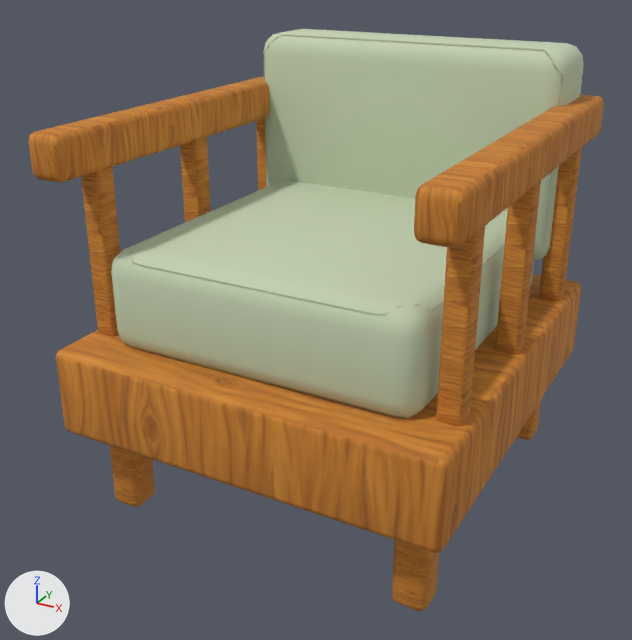
Before and after pictures for a commit that changed the glTF model public/models/furniture/slat-lounge-chair.glb.
The view is the same before and after, from a 50 mm lens placed at (0.729, -1.433, 1.042), pointed at (-0.03, -0.053, 0.352). The axes (+X, +Y, +Z) are drawn at lower left. The lights are the same throughout. The picture after the commit comes second.

The first picture shows 'slat-lounge-chair'.
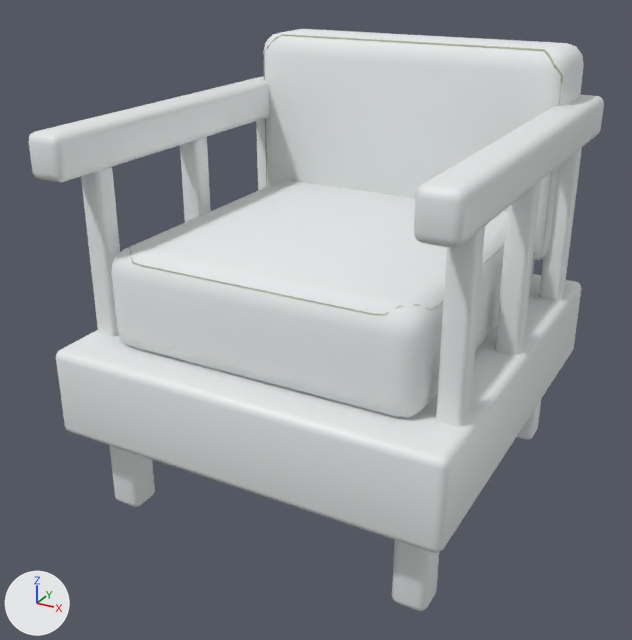
Location of each change, (x1, y1, x2, y2) in pixels of the pictures (632 x 640 px):
```json
{"object": "slat-lounge-chair", "change": "surface changed, recoloured", "before": [29, 29, 604, 611], "after": [29, 29, 604, 611], "on screen": "lighter"}
```

Edits to the scene script, one JSON object a line:
```json
{"op": "remove", "block": "mat_wood_honey_textured", "code": "mat_wood_honey_textured.texture = img_handpainted_honey_oak"}
{"op": "add", "block": "mat_wood_honey_textured", "code": "mat_wood_honey_textured.base_color = (0.81, 0.84, 0.84)  # white #e8ecec"}
{"op": "set", "path": "mat_wood_honey_textured.roughness", "old": "0.82", "new": "0.47"}
{"op": "set", "path": "mat_upholstery_textured.base_color", "old": "(0.56, 0.65, 0.45)", "new": "(0.81, 0.84, 0.84)", "note": "pale green #c5d3b3 -> white #e8ecec"}
```
